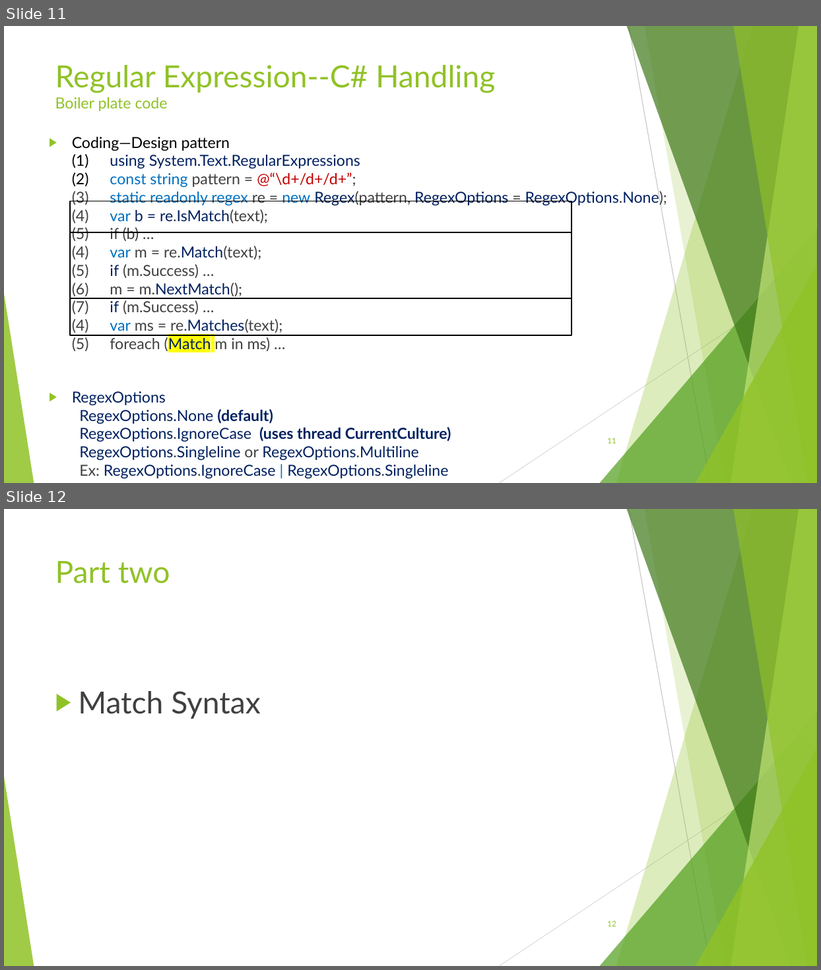
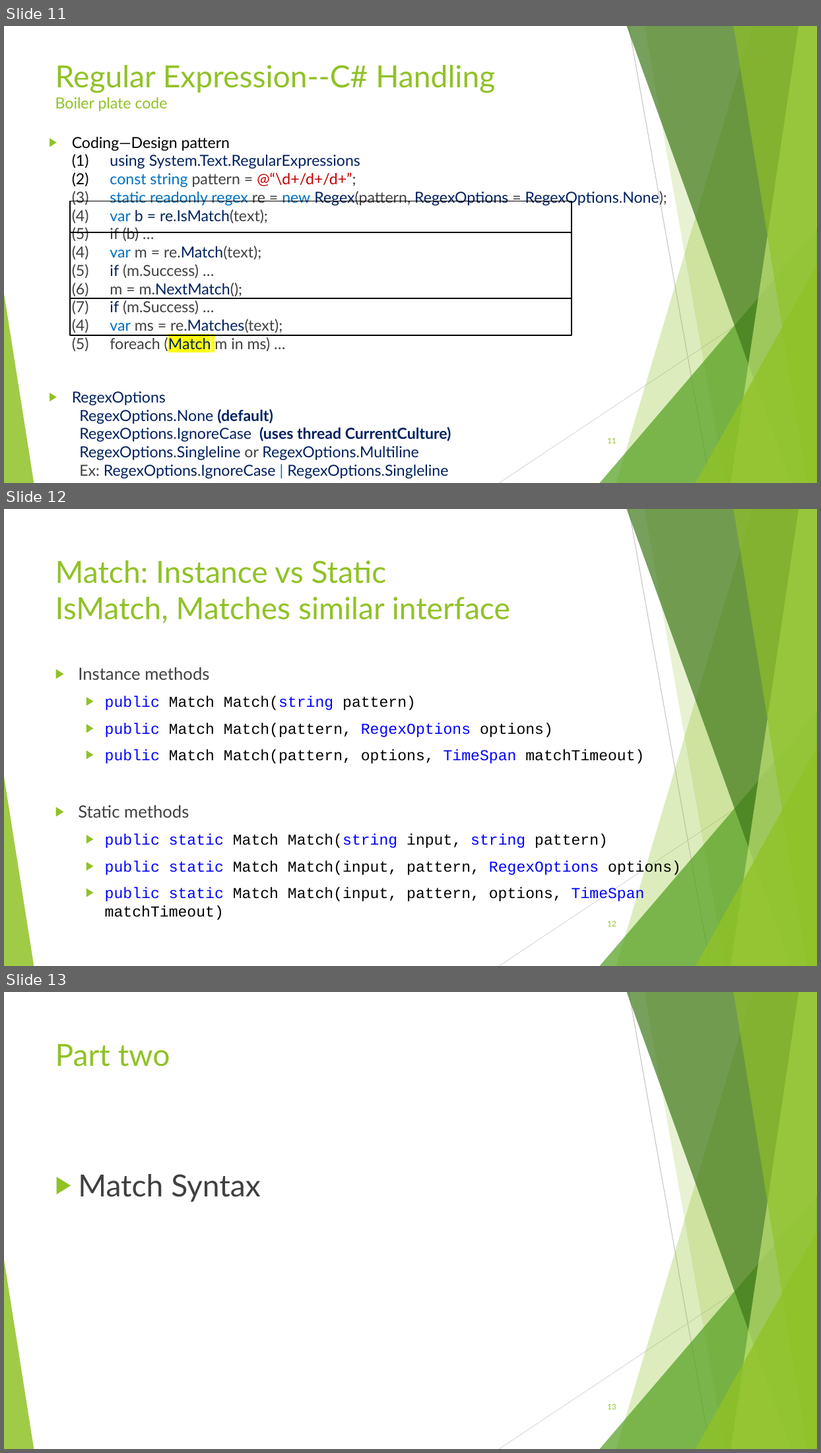
Before and after one commit to avifarah/RegularExpressionsTalk, a slide deck: Regular expression.pptx. Shown one above the other, each under a label of ours: slides 11 and 12 before the commit, slides 11, 12 and 13 after it. The pictures are 821x970 and 821x1453 pixels, drawn with LibreOffice and Linux fonts; fonts in the diff are those of the drawing. Boxes give left, top, right and bottom in pixels: in the first picture for what was removed or moved away, otherwise in the second. Text is boxed around its words. In the diff, an @@ line names an element or a change of style, - is before the commit and + after.

```diff
--- a/Regular expression.pptx
+++ b/Regular expression.pptx
@@ slide 12 added at [4, 509, 817, 966], background #FFFFFF; not listed: 10 template elements that a slide beside it also shows @@
@@ title added at [55, 560, 510, 623], 36 pt, text #90C226 @@
+Match: Instance vs Static
+IsMatch, Matches similar interface
@@ text added at [78, 667, 681, 920], 18 pt, text #000000 @@
+▶ Instance methods
+  ▶ public Match Match(string pattern)
+  ▶ public Match Match(pattern, RegexOptions options)
+  ▶ public Match Match(pattern, options, TimeSpan matchTimeout)
+▶ Static methods
+  ▶ public static Match Match(string input, string pattern)
+  ▶ public static Match Match(input, pattern, RegexOptions options)
+  ▶ public static Match Match(input, pattern, options, TimeSpan matchTimeout)
@@ page number added at [607, 921, 616, 927], 9 pt, text #90C226 @@
+12
@@ what was slide 12 is now slide 13 @@
@@ page number at [607, 1404, 616, 1410]: text changed @@
-12
+13
```
Also in this commit, not shown: 16 slides changed, 9 other files.
